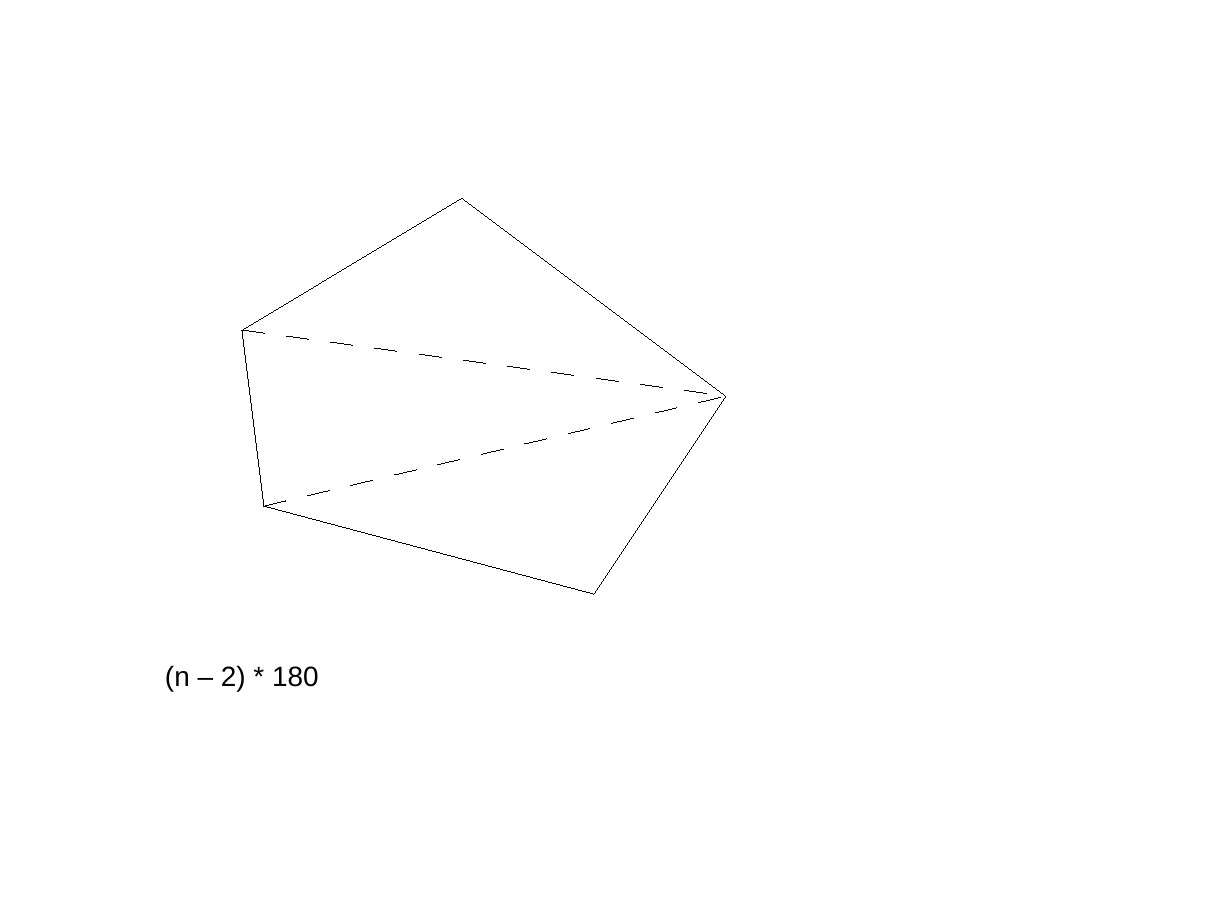
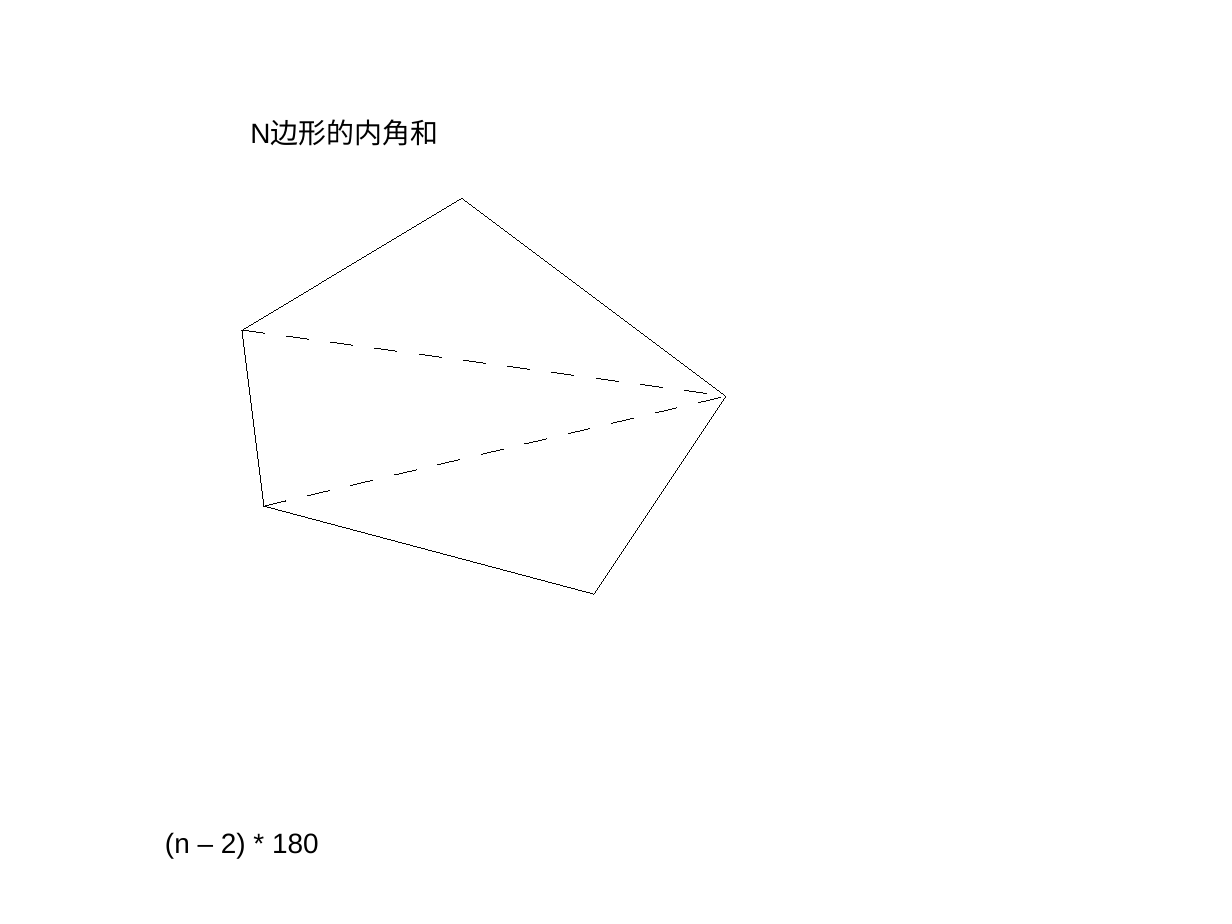
Before and after one commit to ericzhang/english-math, a slide deck: slide 14 of 2025-03-02/parallel.odp (slide 10 before the commit). Drawn at 1232x924 pixels with LibreOffice and Linux fonts; fonts in the diff are those of the drawing. Boxes give left, top, right and bottom in pixels: in the first picture for what was removed or moved away, otherwise in the second. Text is boxed around its words. In the diff, an @@ line names an element or a change of style, - is before the commit and + after.

```diff
--- a/2025-03-02/parallel.odp
+++ b/2025-03-02/parallel.odp
@@ text added at (250, 121, 438, 146), 18 pt, text #000000 @@
+N边形的内角和
@@ text "(n – 2) * 180": place and size @@
-text "(n – 2) * 180" at (165, 665, 319, 691)
+text "(n – 2) * 180" at (165, 832, 319, 859)
```
Also in this commit, not shown: 4 slides added, 7 other files.
